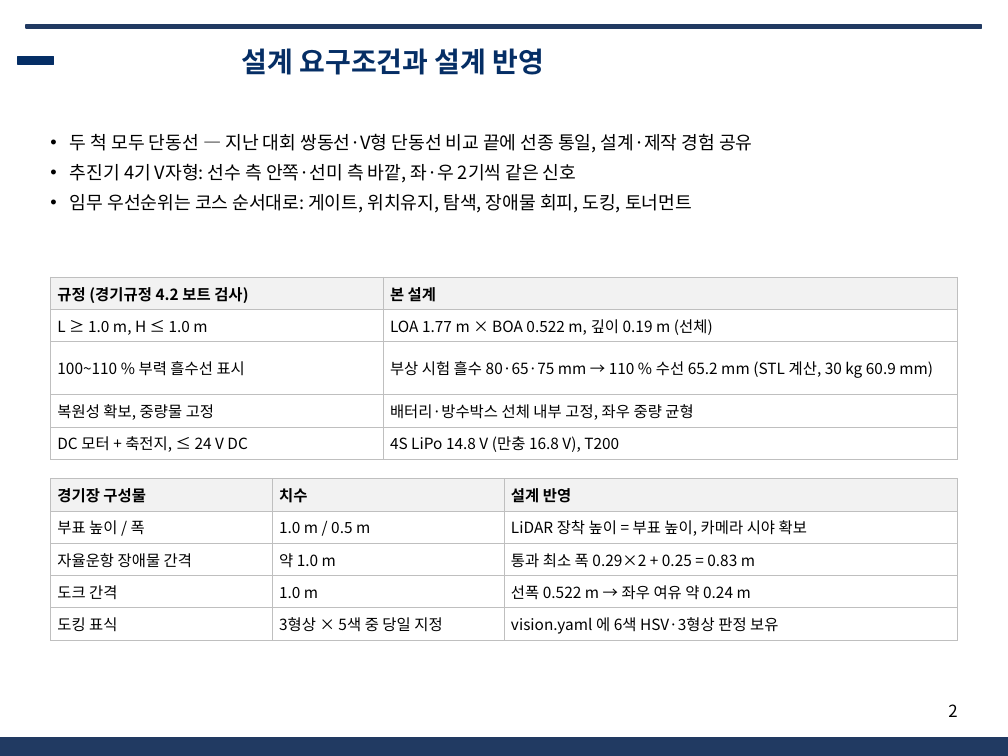
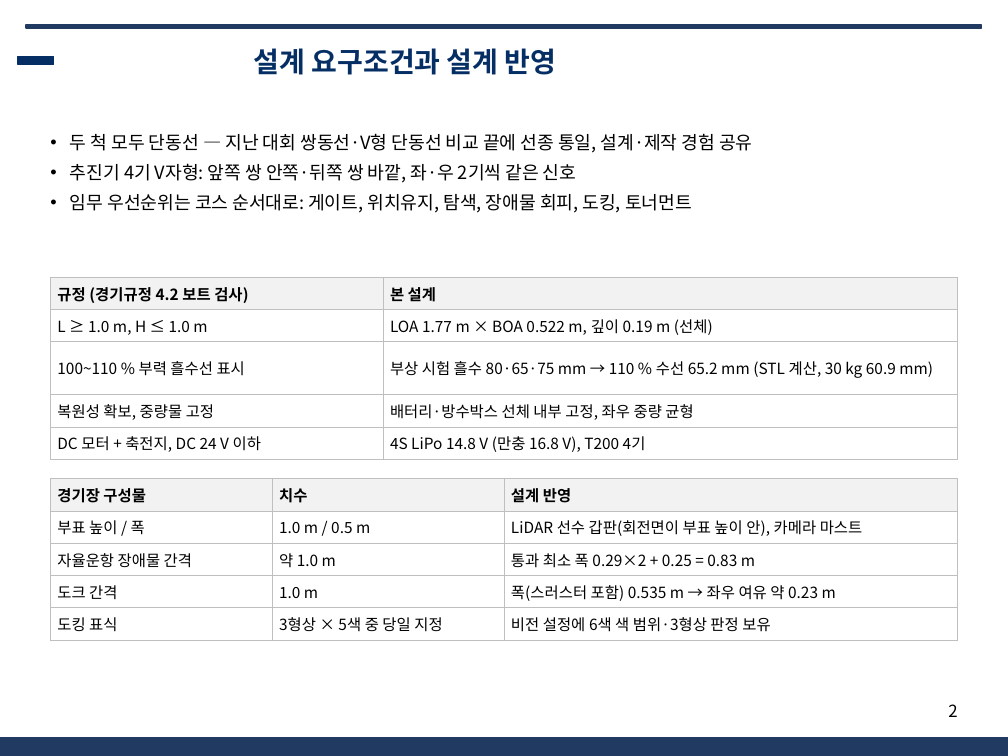
Before and after one commit to unmatsutake377-rgb/ros2_ws, a slide deck: slide 2 of docs/전달용/보고서_분담/발표자료_SSF_B.pptx. Drawn at 1008x756 pixels with LibreOffice and Linux fonts; fonts in the diff are those of the drawing; background and template pictures are left out. Boxes give left, top, right and bottom in pixels: in the first picture for what was removed or moved away, otherwise in the second. Text is boxed around its words. In the diff, an @@ line names an element or a change of style, - is before the commit and + after.

```diff
--- a/docs/전달용/보고서_분담/발표자료_SSF_B.pptx
+++ b/docs/전달용/보고서_분담/발표자료_SSF_B.pptx
@@ title "설계 요구조건과 설계 반영": place and size @@
-title "설계 요구조건과 설계 반영" at [242,48,545,75]
+title "설계 요구조건과 설계 반영" at [254,48,557,75]
@@ text at [70,163,576,183]: text changed @@
-• 추진기 4기 V자형: 선수 측 안쪽·선미 측 바깥, 좌·우 2기씩 같은 신호
+• 추진기 4기 V자형: 앞쪽 쌍 안쪽·뒤쪽 쌍 바깥, 좌·우 2기씩 같은 신호
@@ table at [50,277,958,456] @@
-row 5, column 1: DC 모터 + 축전지, ≤ 24 V DC
+row 5, column 1: DC 모터 + 축전지, DC 24 V 이하
-row 5, column 2: 4S LiPo 14.8 V (만충 16.8 V), T200
+row 5, column 2: 4S LiPo 14.8 V (만충 16.8 V), T200 4기
@@ table at [50,479,958,636] @@
-row 2, column 3: LiDAR 장착 높이 = 부표 높이, 카메라 시야 확보
+row 2, column 3: LiDAR 선수 갑판(회전면이 부표 높이 안), 카메라 마스트
-row 4, column 3: 선폭 0.522 m → 좌우 여유 약 0.24 m
+row 4, column 3: 폭(스러스터 포함) 0.535 m → 좌우 여유 약 0.23 m
-row 5, column 3: vision.yaml 에 6색 HSV·3형상 판정 보유
+row 5, column 3: 비전 설정에 6색 색 범위·3형상 판정 보유
```
Also in this commit, not shown: 10 other slides changed, 6 other files.
